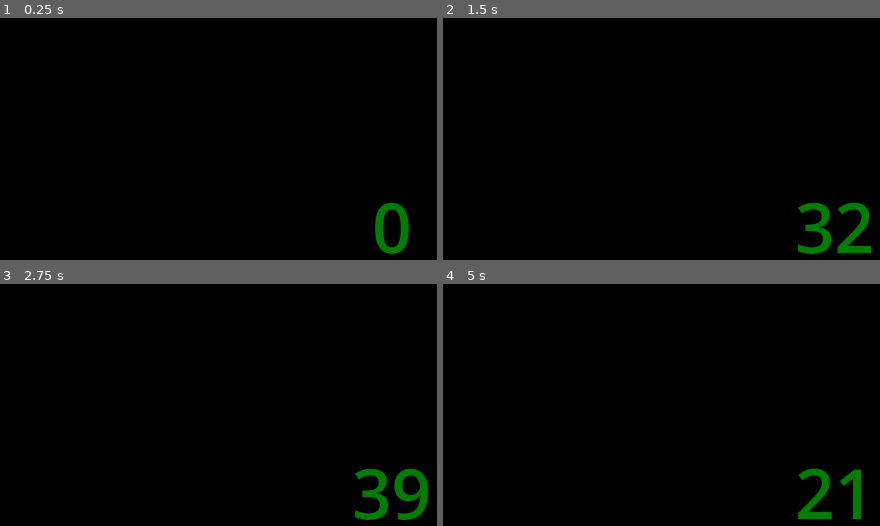
Above: before the commit, frames 1-4 (two rows, left to right).
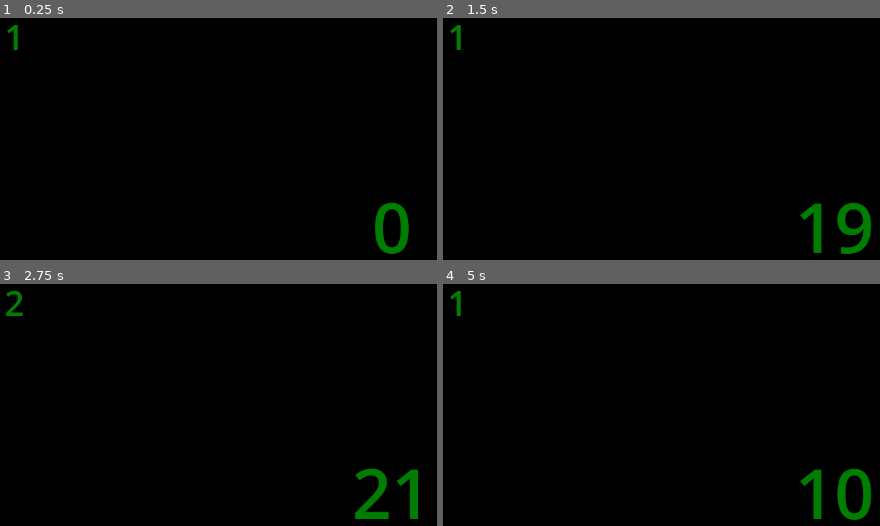
Above: after the commit, the same moments.

Repository: Guilherme-Calland/shift
Game: Godot game, scene res://main_scene.tscn
Same seed, same stepped clock (60 frames per second), same inputs: the game is played once before the commit and once after it.
Inputs:
- Up to frame 1 (0.25 s): no input
- Up to frame 2 (1.5 s): tap Enter at 0.5 s; hold W (shift up, bound only after the commit) 0.53-1.28 s; hold K (acelerate) 0.53-1.28 s; hold Q (shift down, bound only after the commit) from 1.28 s (still down); tap K (acelerate) at 1.35 s
- Up to frame 3 (2.75 s): release Q (shift down, bound only after the commit) at 2.03 s; hold W (shift up, bound only after the commit) from 2.03 s (still down); hold K (acelerate) from 2.03 s (still down)
- Up to frame 4 (5 s): release K (acelerate) at 2.78 s; tap K (acelerate) at 2.85, 4.35 s; release W (shift up, bound only after the commit) at 3.53 s; hold K (acelerate) 3.53-4.28 s; hold Q (shift down, bound only after the commit) from 3.53 s (still down)

The runs differ from the first frame. In frame 1, 0.1% of the frame differs, in the area x 1-5%, y 2-14%; in frame 2, 1.7%; in frame 3, 1.6%; in frame 4, 2.0%, in the area x 1-98%, y 2-98%.

Commit message:
2 gears

Diff:
--- a/main_scene.gd
+++ b/main_scene.gd
@@ -1,12 +1,24 @@
 extends Control
 
 var speed : float = 0
-@export var aceleration : float = 0.8
+var gear : int = 1
+
+@export var aceleration : float = 1
 
 func _process(_delta):
 	if(Input.is_action_pressed("acelerate")):
-		speed+=aceleration
+		speed+=(aceleration/gear)
 	else:
 		speed = clamp(speed - aceleration, 0, speed)
 
+	if speed >= 60:
+		if gear == 1:
+			speed = 60
+
+	if(Input.is_action_just_pressed("shift up")):
+		gear += 1
+	elif(Input.is_action_just_pressed("shift down")):
+		gear -= 1
+
 	$Speed.text = str(floor(speed))
+	$Gear.text = str(gear)
--- a/main_scene.tscn
+++ b/main_scene.tscn
@@ -10,6 +10,16 @@
 grow_horizontal = 2
 grow_vertical = 2
 script = ExtResource("1_4gi32")
+
+[node name="Gear" type="Label" parent="."]
+layout_mode = 0
+offset_left = 18.0
+offset_top = 14.0
+offset_right = 63.0
+offset_bottom = 91.0
+theme_override_colors/font_color = Color(0, 0.494118, 0.00392157, 1)
+theme_override_font_sizes/font_size = 50
+text = "1"
 
 [node name="Speed" type="Label" parent="."]
 layout_mode = 1
--- a/project.godot
+++ b/project.godot
@@ -22,6 +22,16 @@
 "events": [null, Object(InputEventKey,"resource_local_to_scene":false,"resource_name":"","device":-1,"window_id":0,"alt …(185 unchanged characters)…
 ]
 }
+"shift up"={
+"deadzone": 0.5,
+"events": [Object(InputEventKey,"resource_local_to_scene":false,"resource_name":"","device":-1,"window_id":0,"alt_pressed":false,"shift_pressed":false,"ctrl_pressed":false,"meta_pressed":false,"pressed":false,"keycode":0,"physical_keycode":87,"key_label":0,"unicode":119,"echo":false,"script":null)
+]
+}
+"shift down"={
+"deadzone": 0.5,
+"events": [Object(InputEventKey,"resource_local_to_scene":false,"resource_name":"","device":-1,"window_id":0,"alt_pressed":false,"shift_pressed":false,"ctrl_pressed":false,"meta_pressed":false,"pressed":false,"keycode":0,"physical_keycode":81,"key_label":0,"unicode":113,"echo":false,"script":null)
+]
+}
 
 [rendering]
 
